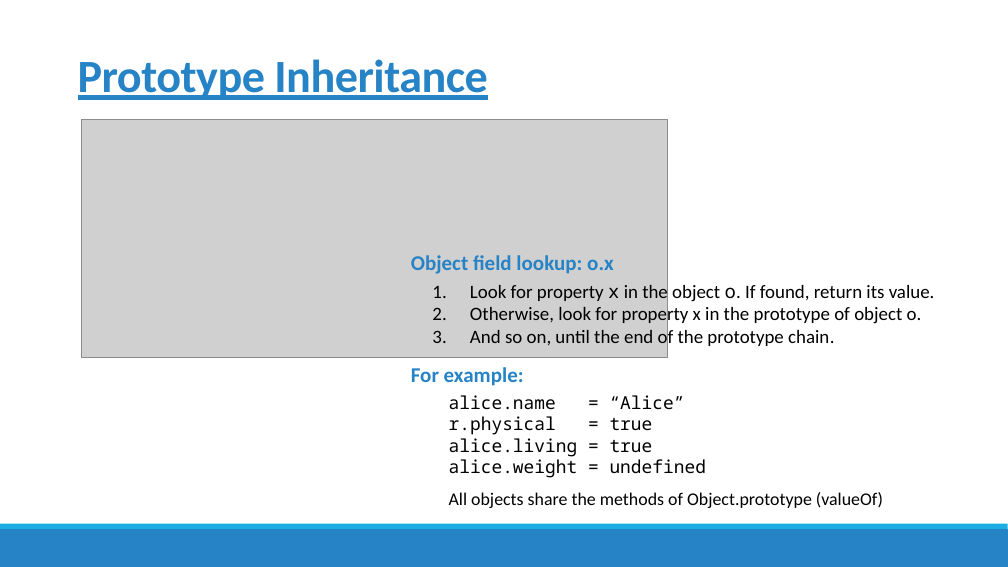
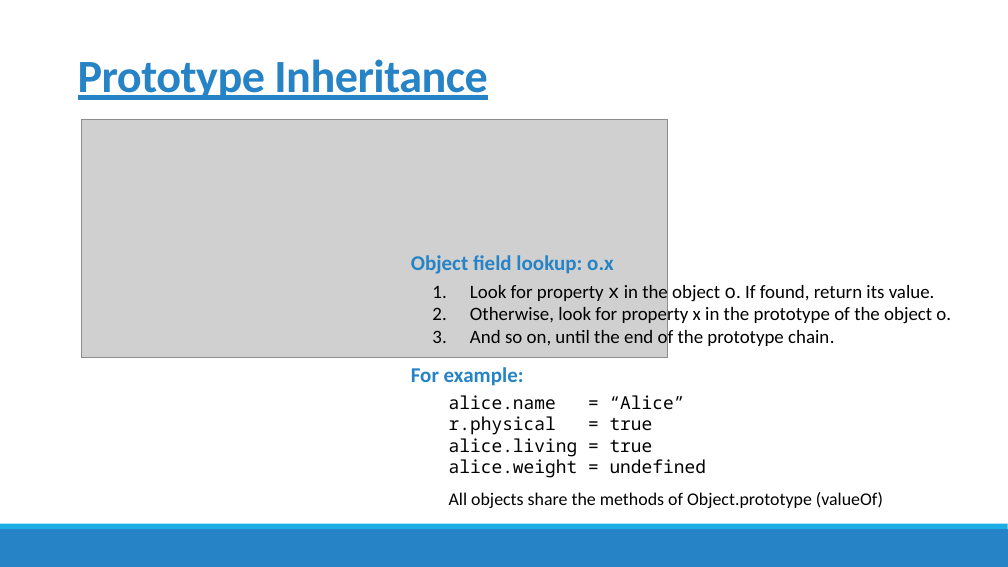
Before and after one commit to amqzhu/JSIL_report, a slide deck: slide 6 of presentation.pptx. Drawn at 1008x567 pixels with LibreOffice and Linux fonts; fonts in the diff are those of the drawing; grey boxes stand for pictures. Boxes give left, top, right and bottom in pixels: in the first picture for what was removed or moved away, otherwise in the second. Text is boxed around its words. In the diff, an @@ line names an element or a change of style, - is before the commit and + after.

```diff
--- a/presentation.pptx
+++ b/presentation.pptx
@@ text at (x1=470, y1=305, x2=951, y2=326): text changed @@
-2. Otherwise, look for property x in the prototype of object o.
+2. Otherwise, look for property x in the prototype of the object o.
```
Also in this commit, not shown: 7 other slides changed, 1 slide added, 1 slide removed, 1 other file.
